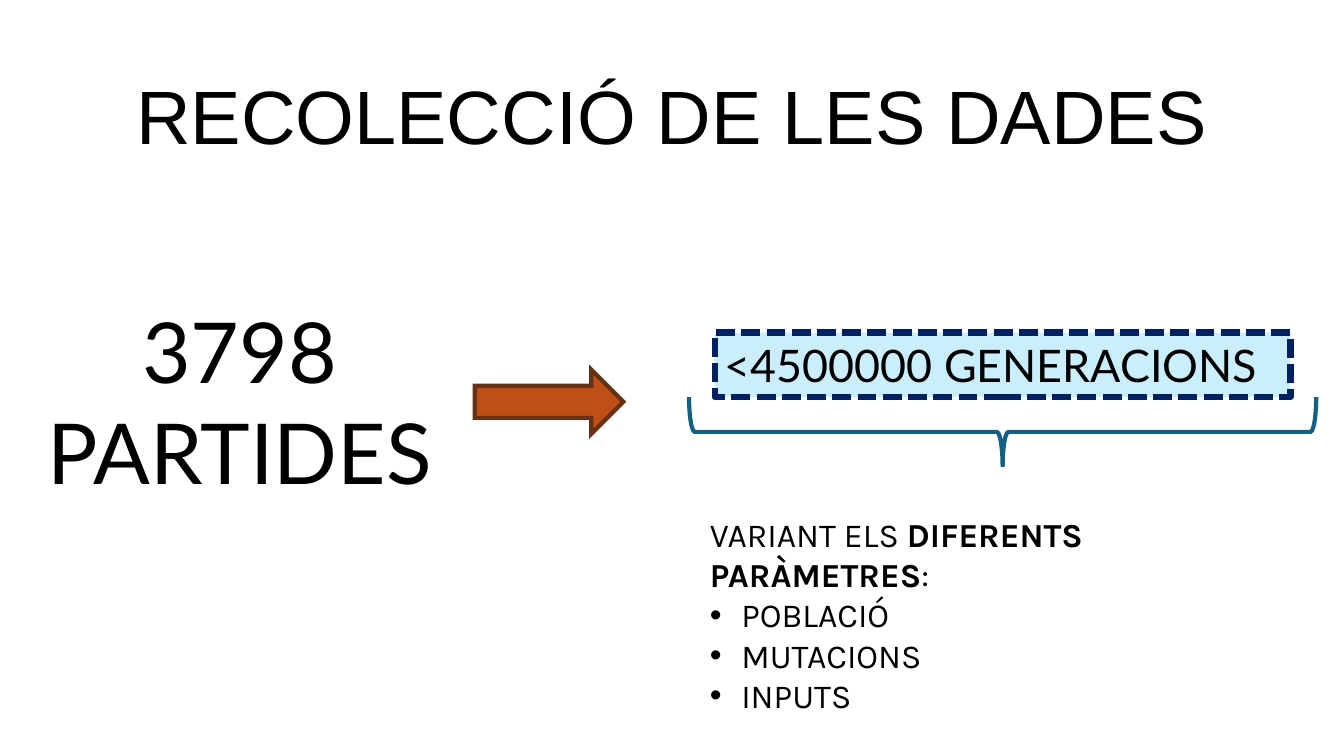
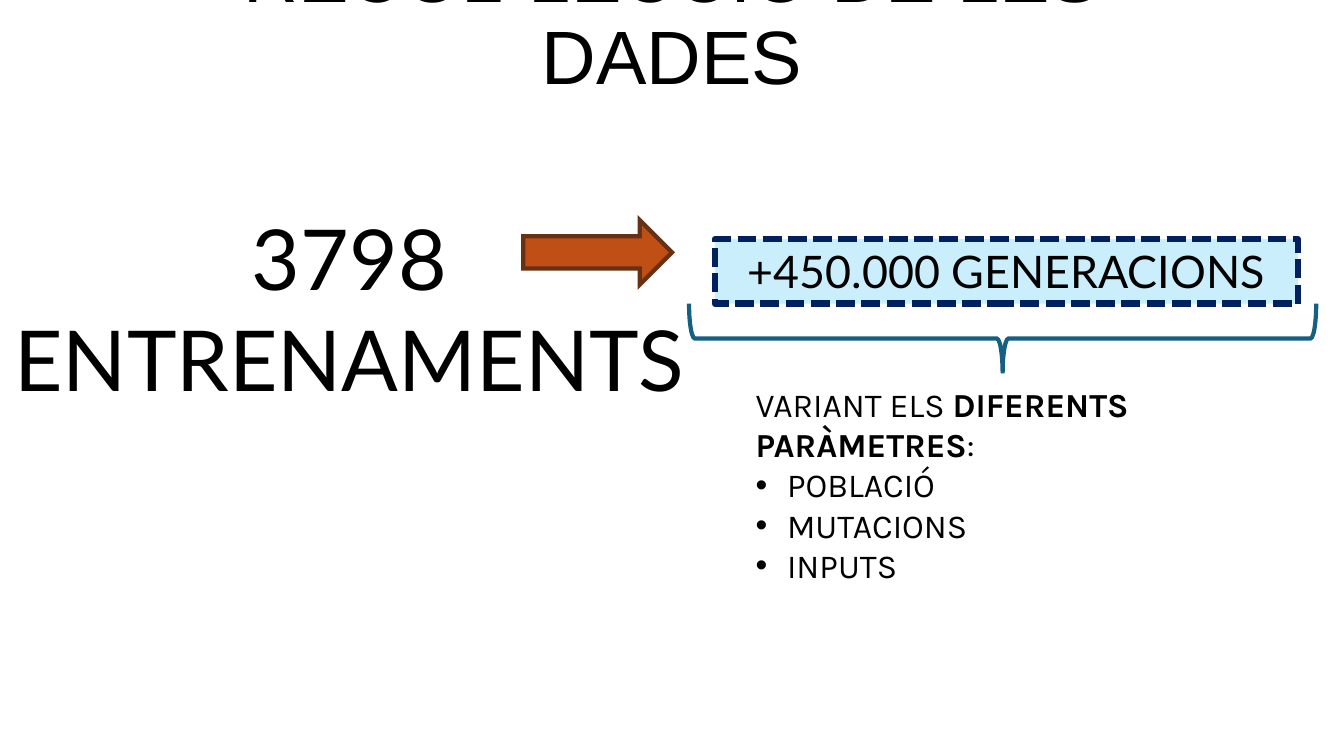
Before and after one commit to FerrerJan/Treball-de-Recerca-IA, a slide deck: slide 16 of TR_ESCRIT/PPT_Teo.pptx. Drawn at 1344x756 pixels with LibreOffice and Linux fonts; fonts in the diff are those of the drawing. Boxes give left, top, right and bottom in pixels: in the first picture for what was removed or moved away, otherwise in the second. Text is boxed around its words. In the diff, an @@ line names an element or a change of style, - is before the commit and + after.

```diff
--- a/TR_ESCRIT/PPT_Teo.pptx
+++ b/TR_ESCRIT/PPT_Teo.pptx
@@ title at box(244, 0, 1100, 85): text changed @@
-RECOLECCIÓ DE LES DADES
+RECOL·LECCIÓ DE LES DADES
@@ text "3798": place and size @@
-text "3798" at box(47, 322, 432, 485)
+text "3798" at box(14, 229, 684, 392)
@@ right arrow: place and size @@
-right arrow at box(475, 370, 624, 435)
+right arrow at box(523, 220, 673, 284)
@@ rectangle "+450.000 GENERACIONS": place and size @@
-rectangle "+450.000 GENERACIONS" at box(715, 333, 1291, 397)
+rectangle "+450.000 GENERACIONS" at box(715, 239, 1298, 303)
@@ text in rectangle at box(748, 255, 1265, 289): text changed @@
-<4500000 GENERACIONS
++450.000 GENERACIONS
@@ left brace: place and size @@
-left brace at box(689, 397, 1316, 466)
+left brace at box(689, 304, 1316, 374)
@@ text at box(14, 330, 684, 392): text changed @@
-PARTIDES
+ENTRENAMENTS
@@ text "VARIANT ELS DIFERENTS PARÀMETRES:": place and size @@
-text "VARIANT ELS DIFERENTS PARÀMETRES:" at box(710, 524, 1083, 709)
+text "VARIANT ELS DIFERENTS PARÀMETRES:" at box(756, 394, 1129, 579)
```
Also in this commit, not shown: 9 other slides changed, 12 slides added, 3 slides removed.
